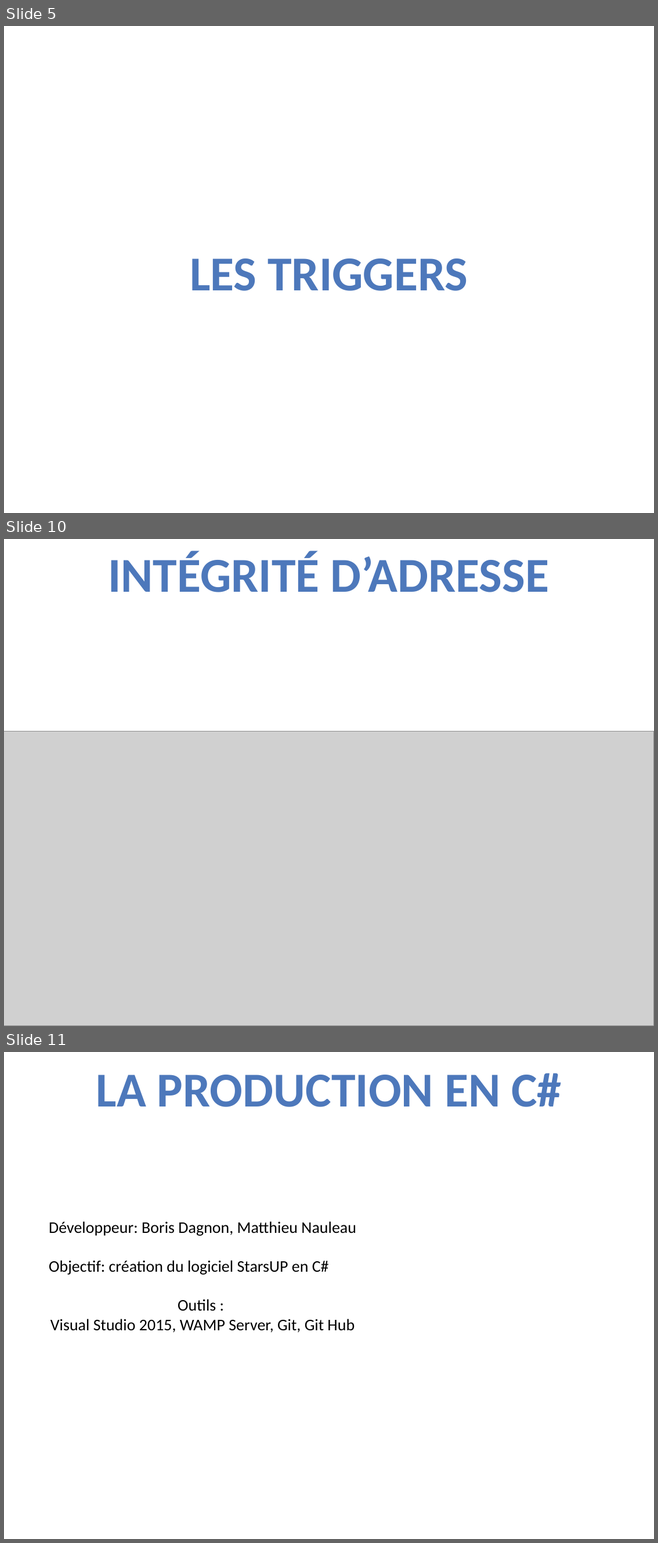
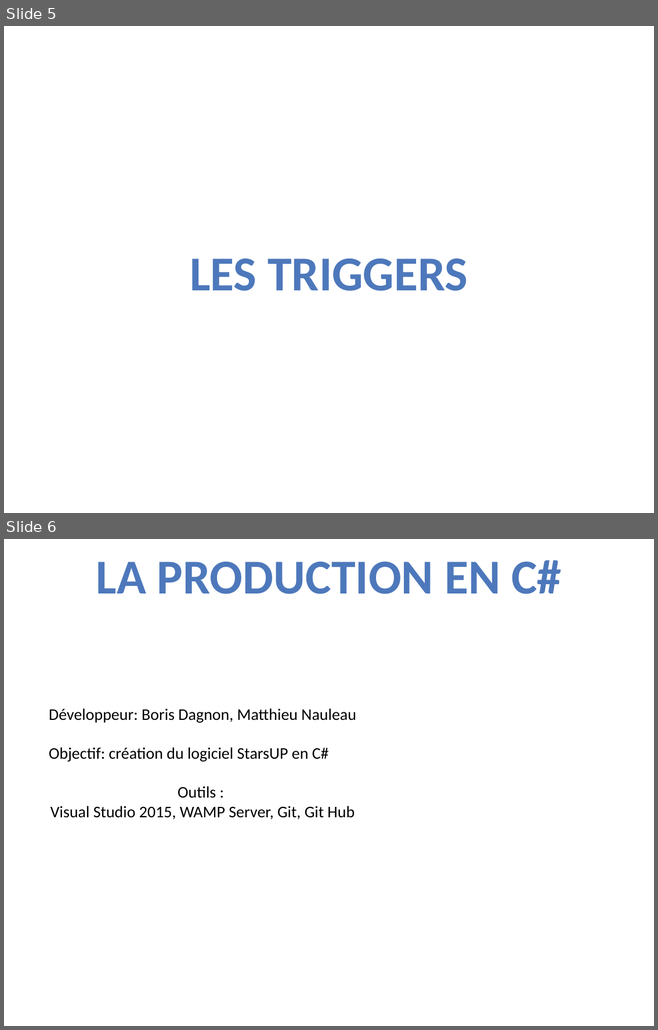
Before and after one commit to borisdagnon/C-StarsUP, a slide deck: PPE4.pptx. Shown one above the other, each under a label of ours: slides 5, 10 and 11 before the commit, slides 5 and 6 after it; the slides between them are not shown. The pictures are 658x1543 and 658x1030 pixels, drawn with LibreOffice and Linux fonts; fonts in the diff are those of the drawing; grey boxes stand for pictures. Boxes give left, top, right and bottom in pixels: in the first picture for what was removed or moved away, otherwise in the second. Text is boxed around its words. In the diff, an @@ line names an element or a change of style, - is before the commit and + after.

```diff
--- a/PPE4.pptx
+++ b/PPE4.pptx
@@ slide 10 removed at box(4, 539, 654, 1026), background #FFFFFF @@
@@ text removed at box(108, 552, 549, 592) @@
-INTÉGRITÉ D’ADRESSE
@@ picture removed at box(4, 732, 654, 1026) @@
@@ what was slide 11 is now slide 6 @@
```
Also in this commit, not shown: 3 slides changed, 3 slides added, 6 other slides removed, 44 other files.
